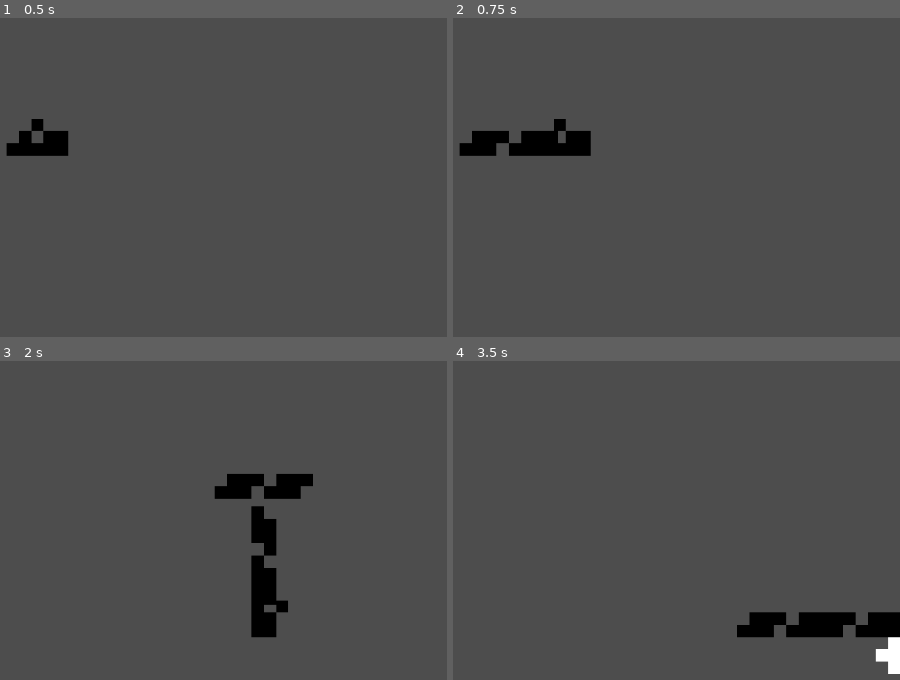
Above: before the commit, frames 1-4 (two rows, left to right).
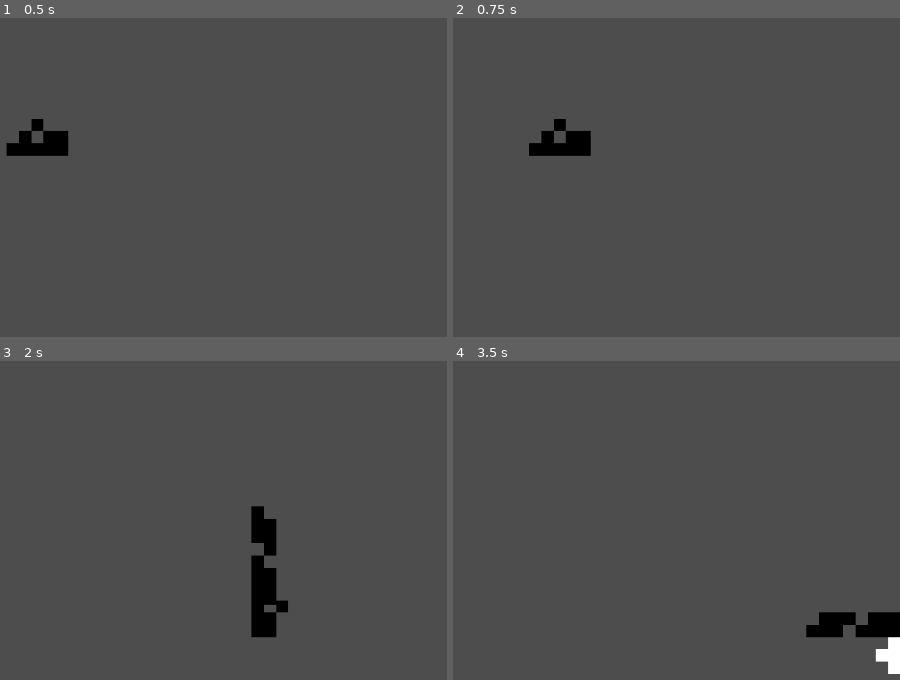
Above: after the commit, the same moments.

Repository: Vexcenot/SnakeRemastered
Game: Godot game, scene res://scenes scripts/main.tscn
Two runs of this game, one before a commit and one after it. Both use one fixed random seed, a clock stepped at 60 frames per second and the inputs below.
Inputs:
- Up to frame 1 (0.5 s): no input
- Up to frame 2 (0.75 s): tap Enter at 0.5 s; hold Right (ui_right) from 0.53 s (still down); hold Space (action) from 0.53 s (still down)
- Up to frame 3 (2 s): tap Shift (action2) at 0.8, 1.35 s; release Right (ui_right) at 1.28 s; release Space (action) at 1.28 s; hold Down (ui_down) from 1.28 s (still down); tap Space (action) at 1.55 s
- Up to frame 4 (3.5 s): release Down (ui_down) at 2.03 s; hold Right (ui_right) 2.03-2.78 s; hold Space (action) 2.03-2.78 s; tap Shift (action2) at 2.3, 2.85 s; hold Up (ui_up) from 2.78 s (still down); tap Space (action) at 3.05 s

Frame 1 is identical in both runs. In frame 2, 1.0% of the frame differs, in the area x 1-24%, y 35-44%; in frame 3, 1.3%, in the area x 48-71%, y 35-44%; in frame 4, 1.0%.

Commit message:
removed redunndant reverse turn code

Diff:
--- a/scenes scripts/global.gd
+++ b/scenes scripts/global.gd
@@ -2,6 +2,7 @@
 var finalTime : float = 0.3
 var time : float = 0
 var currentDirection : String = "where the player is currently facing"
+var reversing = false
 signal tick
 
 
@@ -10,3 +11,10 @@
 	if time >= finalTime:
 		time = 0
 		tick.emit()
+
+
+func _input(event: InputEvent) -> void:
+	if event.is_action_pressed("action2"):
+		reversing = true
+	if event.is_action_released("action2"):
+		reversing = false
--- a/scenes scripts/player.gd
+++ b/scenes scripts/player.gd
@@ -1,6 +1,6 @@
 extends Node2D
 
-signal updateTexture
+
 enum {stop, up, down, left, right}
 var direction : int = stop
 var tail = preload("res://scenes scripts/tail.tscn")
@@ -9,7 +9,6 @@
 var time : float = 0
 var moveDistance : int = 100
 var eat : int = 0
-var reversing : bool = false  # NEW: Track if we're reversing
 var limitHor : bool = false
 
 var positions : Array = []
@@ -18,23 +17,14 @@
 var directionHistory : Array = []
 var turnHistory : Array = []
 
+
+
 func _ready() -> void:
 	positions.append(global_position)
 	directionHistory.append(direction)
 	turnHistory.append(0)
 	Global.tick.connect(update)
 
-#func _process(delta: float) -> void:
-	## tick timer
-	#time += delta
-	#if time >= finalTime:
-		#time = 0
-		#move()
-		#spawnTail()
-		#updateTailPositions()
-		#print(direction)
-		#print("tur ", turnHistory)
-		#print("dir ", directionHistory)
 
 func update():
 	move()
@@ -44,9 +34,10 @@
 	print("dir ", directionHistory)
 
 
+
 func _input(event: InputEvent) -> void:
-	# append move orders (only if not reversing)
-	if moveOrders.size() < 4 && !reversing:
+	# append move orders (only if not Global.reversing)
+	if moveOrders.size() < 4 && !Global.reversing:
 		if event.is_action_pressed("ui_up"):
 			if moveOrders.back() != up:
 				moveOrders.append(up)
@@ -63,14 +54,8 @@
 	if event.is_action_pressed("action"):
 		eat += 1
 	# Check for action2 button states
-	if event.is_action_pressed("action2"):
-		reversing = true
-	if event.is_action_released("action2"):
-		reversing = false
 	if event.is_action_pressed("action3"):
 		direction = stop
-
-
 
 
 #AAAAAAAAAAAAAAAAAAAAAAAAAAAAAAAAAAAAAAA
@@ -99,18 +84,22 @@
 			if dirIndex >= 0:
 				var segmentDirection = directionHistory[dirIndex]
 				tailSegments[i].direction = segmentDirection
+
+
+
 			var turIndex = directionHistory.size() - stepsAgo
+
 			if turIndex >= 0:
+
 				var segmentTurn = directionHistory[turIndex]
 				tailSegments[i].nextDirection = segmentTurn
+
 #AAAAAAAAA end
-
-
 
 
 # takes move orders and moves the player every tick
 func move():
-	if reversing:
+	if Global.reversing:
 		# Reverse movement - move backwards through position history
 		if positions.size() > 0:
 			# Get the last position from history (before current position)
--- a/scenes scripts/tail.gd
+++ b/scenes scripts/tail.gd
@@ -10,24 +10,16 @@
 	Global.tick.connect(update)
 
 func update():
+	visible = true
 	if direction != nextDirection:
 		turning = true
 	else:
 		turning = false
-
 	if turning:
 		frame = 3
 	else:
 		frame = 1
 	rotation()
-
-#func _process(_delta: float) -> void:
-	#if Global.time >= Global.finalTime:
-		#if turnCheck == 1:
-			#frame = 3
-		#else:
-			#frame = 1
-		#rotation()
 
 func rotation():
 	if turning:
@@ -54,11 +46,7 @@
 	else:
 		match direction:
 			up:
-				if turning:
-					flip_h = false
-					flip_v = false
-				else:
-					global_rotation = deg_to_rad(-90)
+				global_rotation = deg_to_rad(-90)
 
 			down:
 				global_rotation = deg_to_rad(90)
@@ -68,29 +56,3 @@
 
 			right:
 				global_rotation = deg_to_rad(0)
-
-
-#change this to accomedate for every current and next turn direction
-#func rotationFUCK():
-	#pass
-	#match direction:
-		#up:
-			#if turning:
-				#flip_h = false
-				#flip_v = false
-			#else:
-				#global_rotation = deg_to_rad(-90)
-			##flip_h = false
-			##flip_v = true
-		#down:
-			#global_rotation = deg_to_rad(90)
-			##flip_h = false
-			##flip_v = false
-		#left:
-			#global_rotation = deg_to_rad(0)
-			##flip_h = true
-			##flip_v = false
-		#right:
-			#global_rotation = deg_to_rad(0)
-			##flip_h = false
-			##flip_v = false
--- a/scenes scripts/tail.tscn
+++ b/scenes scripts/tail.tscn
@@ -4,6 +4,7 @@
 [ext_resource type="Texture2D" uid="uid://305whs0fsehe" path="res://sprites/smol snake.png" id="1_e204m"]
 
 [node name="tailSprite" type="Sprite2D"]
+visible = false
 scale = Vector2(17.716795, 17.716795)
 texture = ExtResource("1_e204m")
 hframes = 10
